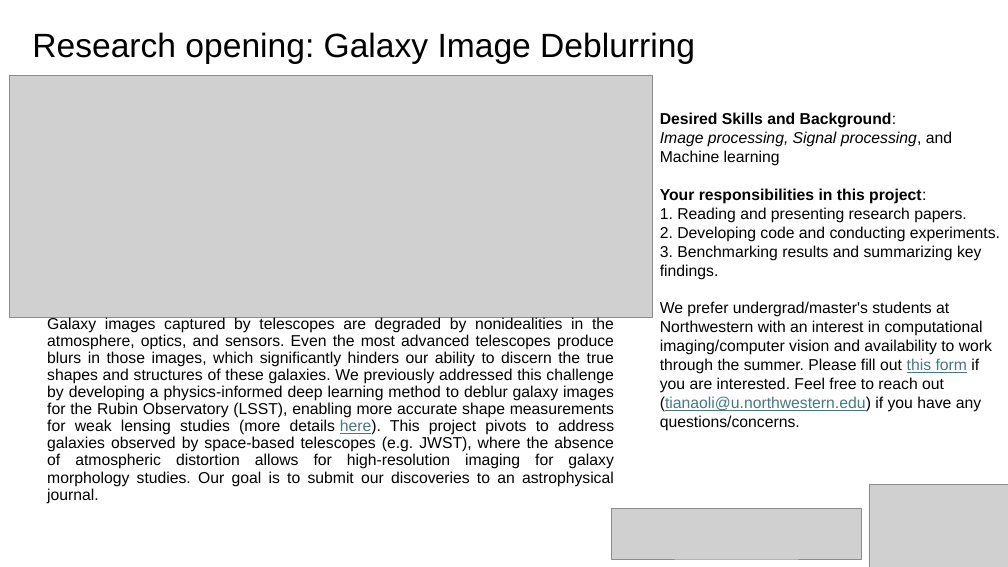
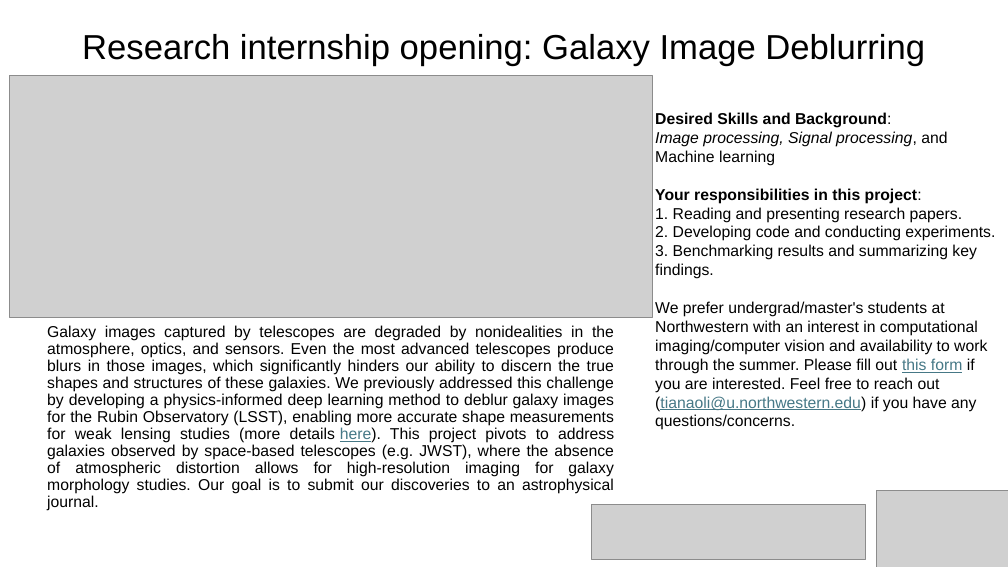
Before and after one commit to Lukeli0425/Lukeli0425.github.io, a slide deck: slide 1 of openings/galaxy opening.pptx. Drawn at 1008x567 pixels with LibreOffice and Linux fonts; fonts in the diff are those of the drawing; grey boxes stand for pictures. Boxes give left, top, right and bottom in pixels: in the first picture for what was removed or moved away, otherwise in the second. Text is boxed around its words. In the diff, an @@ line names an element or a change of style, - is before the commit and + after.

```diff
--- a/openings/galaxy opening.pptx
+++ b/openings/galaxy opening.pptx
@@ title at (x1=82, y1=34, x2=925, y2=66): text changed; size 32 to 33 pt @@
-Research opening: Galaxy Image Deblurring
+Research internship opening: Galaxy Image Deblurring
@@ text "Desired Skills and Background: Image ..." moved from (x1=660, y1=112, x2=1000, y2=431) to (x1=655, y1=112, x2=995, y2=430) @@
@@ text "Galaxy images captured by telescopes ..." moved from (x1=47, y1=317, x2=614, y2=504) to (x1=47, y1=325, x2=614, y2=511) @@
@@ picture resized from (x1=612, y1=509, x2=861, y2=560) to (x1=592, y1=504, x2=866, y2=560) @@
@@ picture resized from (x1=869, y1=485, x2=1008, y2=567) to (x1=876, y1=491, x2=1008, y2=567) @@
```
Also in this commit, not shown: 1 other file.
